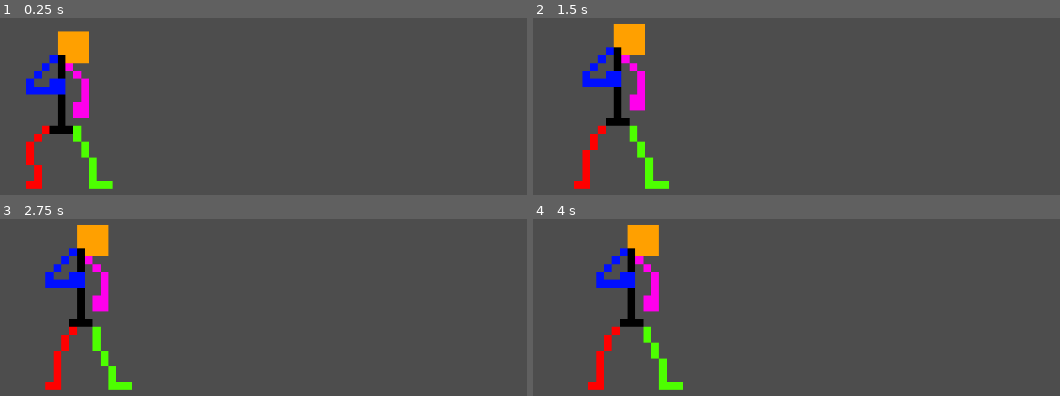
Above: before the commit, frames 1-4 (two rows, left to right).
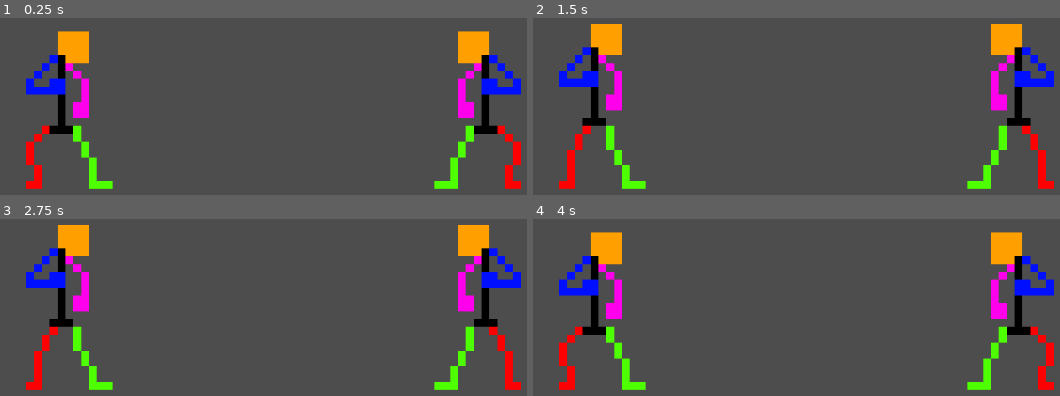
Above: after the commit, the same moments.

Repository: 123qq1/rollback_test
Game: Godot game, scene res://scenes/arena.tscn
Same seed, same stepped clock (60 frames per second), same inputs: the game is played once before the commit and once after it. This scene is started directly instead of the project's main scene.
Inputs:
- Up to frame 1 (0.25 s): no input
- Up to frame 2 (1.5 s): tap Enter at 0.5 s; hold Right (move_right) 0.53-1.28 s; hold Left (move_left) from 1.28 s (still down)
- Up to frame 3 (2.75 s): release Left (move_left) at 2.03 s; hold Right (move_right) from 2.03 s (still down)
- Up to frame 4 (4 s): release Right (move_right) at 3.53 s; hold Left (move_left) from 3.53 s (still down)

The runs differ from the first frame. In frame 1, 4.4% of the frame differs, in the area x 82-99%, y 7-97%; in frame 2, 12%; in frame 3, 11%; in frame 4, 13%, in the area x 4-99%, y 3-97%.

Commit message:
Added second character

Diff:
--- a/web_socket_game_client/scenes/arena.tscn
+++ b/web_socket_game_client/scenes/arena.tscn
@@ -1,38 +1,22 @@
 [gd_scene load_steps=5 format=3 uid="uid://cicxpfxl2hc3p"]
 
-[ext_resource type="Script" path="res://scripts/player/character_manager.gd" id="1_1gvmd"]
-[ext_resource type="SpriteFrames" uid="uid://bymgv88mw7eft" path="res://scripts/player/sprites/character_anim_v1.tres" id="2_ywy7x"]
+[ext_resource type="PackedScene" uid="uid://br2nr2xik5l64" path="res://scenes/character/character_left.tscn" id="1_5d5ci"]
 [ext_resource type="Script" path="res://scripts/player_controller.gd" id="3_nndfc"]
-
-[sub_resource type="RectangleShape2D" id="RectangleShape2D_1t2r0"]
-size = Vector2(124, 239.5)
+[ext_resource type="PackedScene" uid="uid://dpdyitlkyt1xa" path="res://scenes/character/character_right.tscn" id="3_uw0dl"]
+[ext_resource type="Script" path="res://scripts/player_connector.gd" id="4_wlypq"]
 
 [node name="arena" type="Node2D"]
 
 [node name="Camera2D" type="Camera2D" parent="."]
 
-[node name="CharacterBody2D" type="CharacterBody2D" parent="."]
-position = Vector2(-300, 0)
-script = ExtResource("1_1gvmd")
-mov_speed = Vector2(40, 0)
-
-[node name="CollisionShape2D" type="CollisionShape2D" parent="CharacterBody2D"]
-position = Vector2(5, 16.75)
-shape = SubResource("RectangleShape2D_1t2r0")
-
-[node name="AnimatedSprite2D" type="AnimatedSprite2D" parent="CharacterBody2D"]
-texture_filter = 1
-scale = Vector2(11.369, 11.369)
-sprite_frames = ExtResource("2_ywy7x")
-animation = &"Idle"
-autoplay = "Idle"
+[node name="CharacterLeft" parent="." instance=ExtResource("1_5d5ci")]
 
 [node name="PlayerController" type="Node2D" parent="."]
 script = ExtResource("3_nndfc")
 
-[node name="Walls" type="Node2D" parent="."]
+[node name="CharacterRight" parent="." instance=ExtResource("3_uw0dl")]
 
-[node name="Sprite2D" type="Sprite2D" parent="Walls"]
-
-[connection signal="move" from="PlayerController" to="CharacterBody2D" method="move"]
-[connection signal="stop" from="PlayerController" to="CharacterBody2D" method="stop_moving"]
+[node name="PlayerConnector" type="Node2D" parent="." node_paths=PackedStringArray("player_1", "player_2")]
+script = ExtResource("4_wlypq")
+player_1 = NodePath("../CharacterLeft")
+player_2 = NodePath("../CharacterRight")
--- /dev/null
+++ b/web_socket_game_client/scenes/character/character_left.tscn
@@ -0,0 +1,23 @@
+[gd_scene load_steps=4 format=3 uid="uid://br2nr2xik5l64"]
+
+[ext_resource type="Script" path="res://scripts/player/character_manager.gd" id="1_op7ts"]
+[ext_resource type="SpriteFrames" uid="uid://bymgv88mw7eft" path="res://sprites/character_anim_v1.tres" id="2_y1017"]
+
+[sub_resource type="RectangleShape2D" id="RectangleShape2D_1t2r0"]
+size = Vector2(102, 227.5)
+
+[node name="CharacterLeft" type="CharacterBody2D"]
+position = Vector2(-300, 0)
+script = ExtResource("1_op7ts")
+mov_speed = Vector2(40, 0)
+
+[node name="CollisionShape2D" type="CollisionShape2D" parent="."]
+position = Vector2(-6, 22.75)
+shape = SubResource("RectangleShape2D_1t2r0")
+
+[node name="AnimatedSprite2D" type="AnimatedSprite2D" parent="."]
+texture_filter = 1
+scale = Vector2(11.369, 11.369)
+sprite_frames = ExtResource("2_y1017")
+animation = &"Idle"
+autoplay = "Idle"
--- /dev/null
+++ b/web_socket_game_client/scenes/character/character_right.tscn
@@ -0,0 +1,23 @@
+[gd_scene load_steps=4 format=3 uid="uid://dpdyitlkyt1xa"]
+
+[ext_resource type="Script" path="res://scripts/player/character_manager.gd" id="1_52dcv"]
+[ext_resource type="SpriteFrames" uid="uid://bymgv88mw7eft" path="res://sprites/character_anim_v1.tres" id="2_iflyc"]
+
+[sub_resource type="RectangleShape2D" id="RectangleShape2D_1t2r0"]
+size = Vector2(102, 227.5)
+
+[node name="CharacterRight" type="CharacterBody2D"]
+position = Vector2(300, 0)
+script = ExtResource("1_52dcv")
+mov_speed = Vector2(40, 0)
+
+[node name="CollisionShape2D" type="CollisionShape2D" parent="."]
+position = Vector2(5, 22.75)
+shape = SubResource("RectangleShape2D_1t2r0")
+
+[node name="AnimatedSprite2D" type="AnimatedSprite2D" parent="."]
+texture_filter = 1
+scale = Vector2(-11.369, 11.369)
+sprite_frames = ExtResource("2_iflyc")
+animation = &"Idle"
+autoplay = "Idle"
--- /dev/null
+++ b/web_socket_game_client/scripts/player_connector.gd
@@ -0,0 +1,15 @@
+extends Node
+
+@export var player_1 : CharacterBody2D
+@export var player_2 : CharacterBody2D
+
+var is_player_1
+var is_against_ai
+
+func setup_wireless(is_1):
+	is_player_1 = is_1
+	is_against_ai = false
+
+func setup_vs_ai():
+	is_player_1 = true
+	is_against_ai = true
--- a/web_socket_game_client/scripts/player/sprites/character_anim_v1.tres
+++ b/web_socket_game_client/sprites/character_anim_v1.tres
@@ -1,7 +1,7 @@
 [gd_resource type="SpriteFrames" load_steps=25 format=3 uid="uid://bymgv88mw7eft"]
 
-[ext_resource type="Texture2D" uid="uid://bqvfrrraowqfx" path="res://scripts/player/sprites/character_idle_v1.png" id="1_68d0l"]
-[ext_resource type="Texture2D" uid="uid://c7uteswnexo7v" path="res://scripts/player/sprites/character_move_right_v1.png" id="2_usxad"]
+[ext_resource type="Texture2D" uid="uid://bqvfrrraowqfx" path="res://sprites/character_idle_v1.png" id="1_68d0l"]
+[ext_resource type="Texture2D" uid="uid://c7uteswnexo7v" path="res://sprites/character_move_right_v1.png" id="2_usxad"]
 
 [sub_resource type="AtlasTexture" id="AtlasTexture_ngm56"]
 atlas = ExtResource("1_68d0l")
Renamed: web_socket_game_client/scripts/player/sprites/character_idle_v1.png -> web_socket_game_client/sprites/character_idle_v1.png
Not shown, changed: web_socket_game_client/sprites/character_idle_v1.png.import
Renamed: web_socket_game_client/scripts/player/sprites/character_move_right_v1.png -> web_socket_game_client/sprites/character_move_right_v1.png
Not shown, changed: web_socket_game_client/sprites/character_move_right_v1.png.import
Not shown, removed: web_socket_game_client/scripts/player/sprites/character_sprite_v1.xcf
Not shown, added: web_socket_game_client/sprites/character_sprite_v1.xcf
